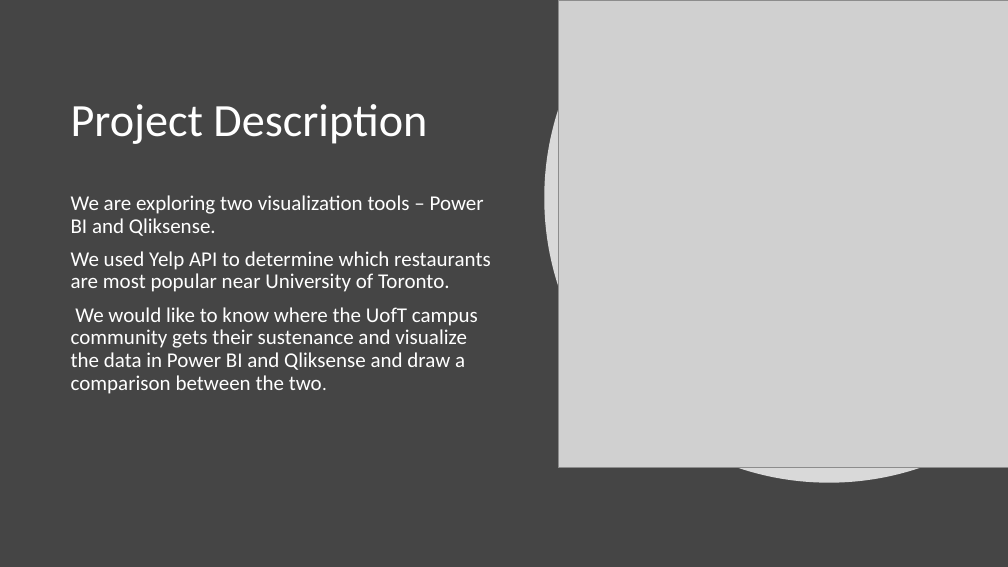
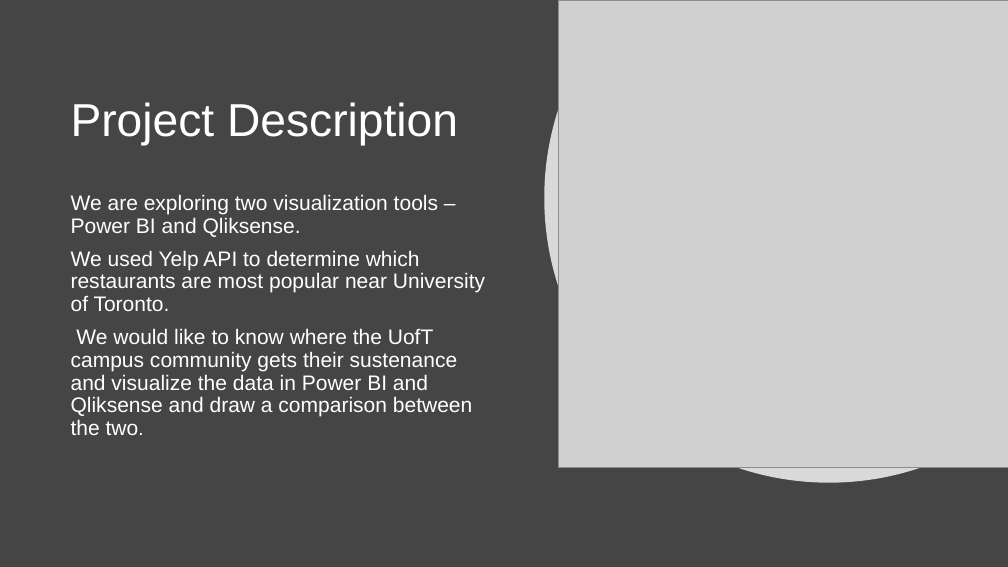
Before and after one commit to PurnimaChandel/Final-Project, a slide deck: slide 2 of Final_presentation.pptx. Drawn at 1008x567 pixels with LibreOffice and Linux fonts; fonts in the diff are those of the drawing; grey boxes stand for pictures. Boxes give left, top, right and bottom in pixels: in the first picture for what was removed or moved away, otherwise in the second. Text is boxed around its words. In the diff, an @@ line names an element or a change of style, - is before the commit and + after.

```diff
--- a/Final_presentation.pptx
+++ b/Final_presentation.pptx
@@ title "Project Description" at [71,102,458,145]: font Calibri to Arial @@
@@ text "We are exploring two visualization ..." at [71,194,485,435]: font Calibri to Arial @@
```
Also in this commit, not shown: 8 other slides changed.
